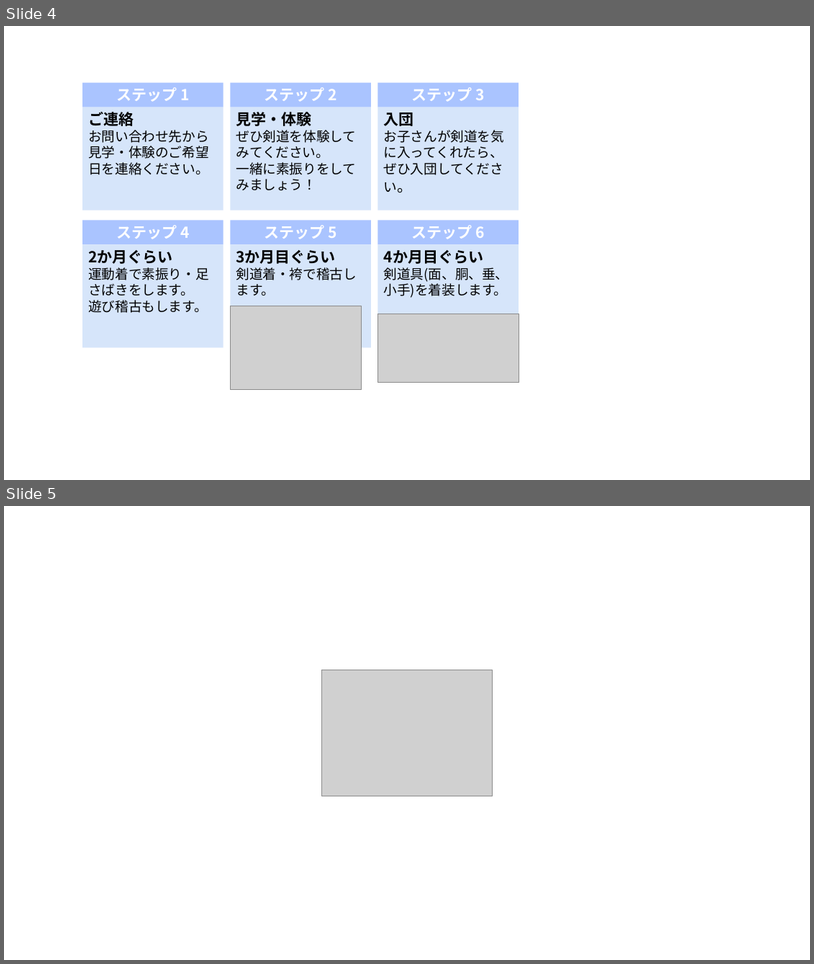
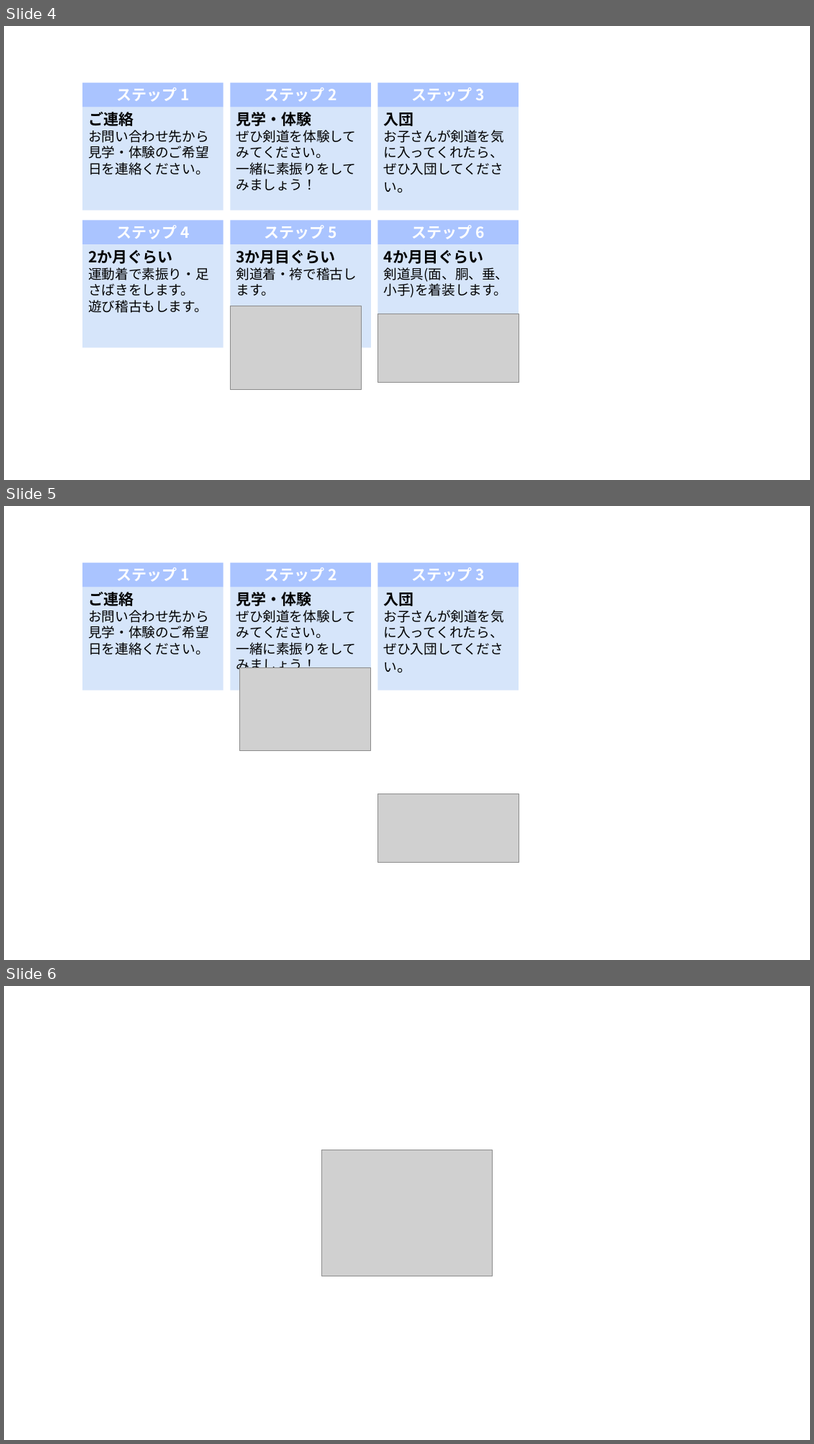
Before and after one commit to hirotg/aokijima_kendo_HP, a slide deck: fig/画像.pptx. Shown one above the other, each under a label of ours: slides 4 and 5 before the commit, slides 4, 5 and 6 after it. The pictures are 814x964 and 814x1444 pixels, drawn with LibreOffice and Linux fonts; fonts in the diff are those of the drawing; grey boxes stand for pictures. Boxes give left, top, right and bottom in pixels: in the first picture for what was removed or moved away, otherwise in the second. Text is boxed around its words. In the diff, an @@ line names an element or a change of style, - is before the commit and + after.

```diff
--- a/fig/画像.pptx
+++ b/fig/画像.pptx
@@ slide 5 added at <box>4,506,810,960</box>, background #FFFFFF @@
@@ rectangle added at <box>82,563,224,587</box>, fill #AAC4FF, 18 pt, text #FFFFFF, bold @@
+ステップ 1
@@ rectangle added at <box>230,563,371,587</box>, fill #AAC4FF, 18 pt, text #FFFFFF, bold @@
+ステップ 2
@@ rectangle added at <box>378,563,519,587</box>, fill #AAC4FF, 18 pt, text #FFFFFF, bold @@
+ステップ 3
@@ rectangle added at <box>82,587,224,690</box>, fill #D6E5FA, 16 pt, text #000000 @@
+ご連絡
+お問い合わせ先から
+見学・体験のご希望日を連絡ください。
@@ rectangle added at <box>230,587,371,690</box>, fill #D6E5FA, 16 pt, text #000000 @@
+見学・体験
+ぜひ剣道を体験してみてください。
+一緒に素振りをしてみましょう！
@@ rectangle added at <box>378,587,519,690</box>, fill #D6E5FA, 16 pt, text #000000 @@
+入団
+お子さんが剣道を気に入ってくれたら、ぜひ入団してください。
@@ picture added at <box>240,667,371,750</box> @@
@@ picture added at <box>378,793,519,862</box> @@
@@ what was slide 5 is now slide 6 @@
```
Also in this commit, not shown: 4 other files.
